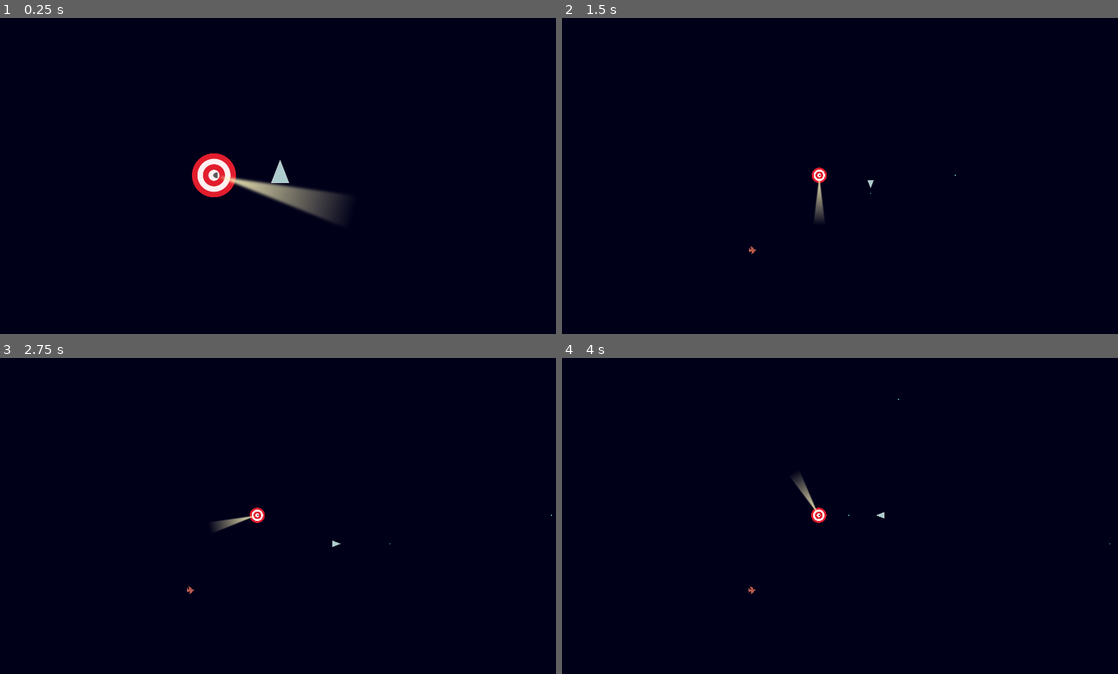
Above: before the commit, frames 1-4 (two rows, left to right).
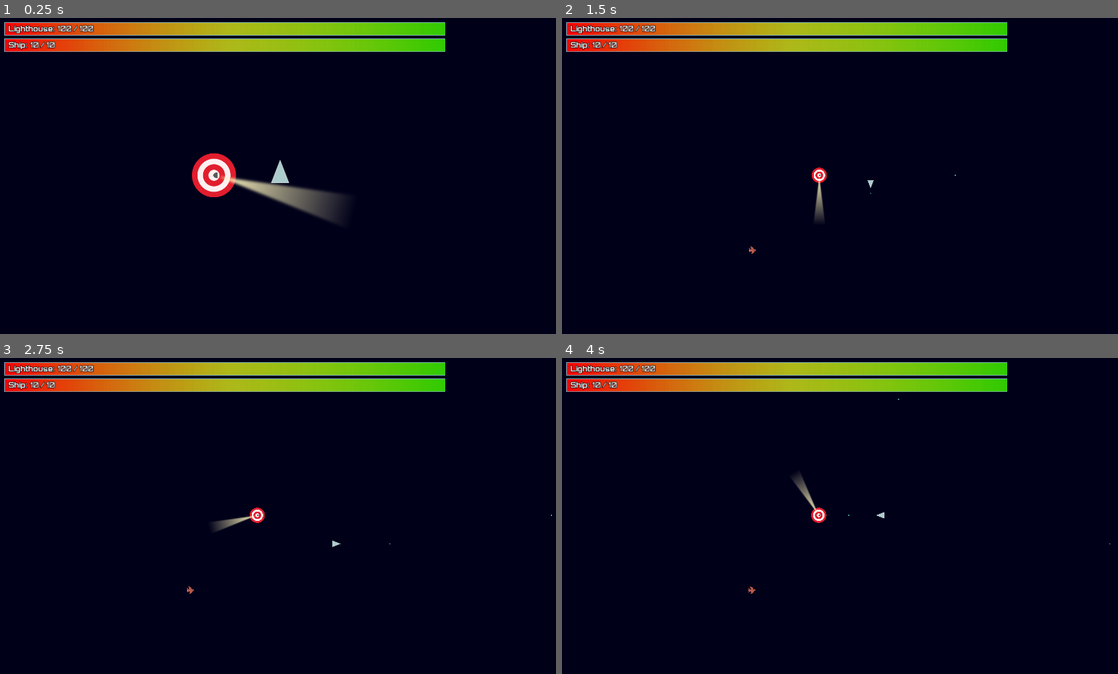
Above: after the commit, the same moments.

Repository: lmbarros/LD46-TheLighthouseAtTheEndOfTheUniverse
Game: Godot game, scene res://screens/PlayfieldScreen.tscn
Two runs of this game, one before a commit and one after it. Both use one fixed random seed, a clock stepped at 60 frames per second and the inputs below.
Inputs:
- Up to frame 1 (0.25 s): no input
- Up to frame 2 (1.5 s): tap Enter at 0.5 s; hold Right (moveRight) 0.53-1.28 s; tap Ctrl (fire) at 0.6, 1.35 s; hold Down (moveDown) from 1.28 s (still down)
- Up to frame 3 (2.75 s): release Down (moveDown) at 2.03 s; hold Right (moveRight) from 2.03 s (still down); tap Ctrl (fire) at 2.1 s
- Up to frame 4 (4 s): release Right (moveRight) at 2.78 s; hold Up (moveUp) 2.78-3.53 s; tap Ctrl (fire) at 2.85, 3.6 s; hold Left (moveLeft) from 3.53 s (still down)

The runs differ from the first frame. In frame 1, 6.7% of the frame differs, in the area x 0-81%, y 1-11%; in frame 2, 6.7%; in frame 3, 6.7%; in frame 4, 6.7%.

Commit message:
Add a nice HUD with player and lighthouse health

Diff:
--- a/src/characters/Lighthouse.gd
+++ b/src/characters/Lighthouse.gd
@@ -7,6 +7,7 @@
 # Suffers damage, maybe dies.
 func sufferDamage(damage: float) -> void:
 	health -= damage
+	health = max(health, 0.0)
 	if health <= 0:
 		die()
 
--- a/src/characters/Player.gd
+++ b/src/characters/Player.gd
@@ -55,8 +55,11 @@
 # Suffers damage, maybe dies.
 func sufferDamage(damage: float) -> void:
 	health -= damage
+	health = max(health, 0.0)
+
 	if health <= 0:
 		die()
+
 
 
 # Dies. Triggers game over.
--- /dev/null
+++ b/src/fonts/HUDLabelFont.tres
@@ -0,0 +1,9 @@
+[gd_resource type="DynamicFont" load_steps=2 format=2]
+
+[ext_resource path="res://fonts/orbitron-bold.otf" type="DynamicFontData" id=1]
+
+[resource]
+outline_size = 1
+outline_color = Color( 0, 0, 0, 1 )
+use_filter = true
+font_data = ExtResource( 1 )
--- /dev/null
+++ b/src/fonts/HUDValueFont.tres
@@ -0,0 +1,9 @@
+[gd_resource type="DynamicFont" load_steps=2 format=2]
+
+[ext_resource path="res://fonts/orbitron-medium.otf" type="DynamicFontData" id=1]
+
+[resource]
+outline_size = 1
+outline_color = Color( 0, 0, 0, 1 )
+use_filter = true
+font_data = ExtResource( 1 )
--- /dev/null
+++ b/src/misc/HUD.gd
@@ -0,0 +1,14 @@
+extends CanvasLayer
+
+
+func _process(delta):
+	var lh = G.gs.lighthouse
+	var p = G.gs.player
+
+	$Stats/Lighthouse/Label/Value.text = "%s / %s" % [ lh.health, lh.maxHealth ]
+	$Stats/Lighthouse.max_value = lh.maxHealth
+	$Stats/Lighthouse.value = lh.health
+
+	$Stats/Ship/Label/Value.text = "%s / %s" % [ p.health, p.maxHealth ]
+	$Stats/Ship.max_value = p.maxHealth
+	$Stats/Ship.value = p.health
--- /dev/null
+++ b/src/misc/HUD.tscn
@@ -0,0 +1,81 @@
+[gd_scene load_steps=7 format=2]
+
+[ext_resource path="res://fonts/HUDLabelFont.tres" type="DynamicFont" id=1]
+[ext_resource path="res://fonts/HUDValueFont.tres" type="DynamicFont" id=2]
+[ext_resource path="res://misc/HUD.gd" type="Script" id=3]
+[ext_resource path="res://misc/progress-over.svg" type="Texture" id=4]
+[ext_resource path="res://misc/progress-progress.svg" type="Texture" id=5]
+[ext_resource path="res://misc/progress-bg.svg" type="Texture" id=6]
+
+[node name="HUD" type="CanvasLayer"]
+layer = 10
+script = ExtResource( 3 )
+
+[node name="Stats" type="Node2D" parent="."]
+position = Vector2( 15, 15 )
+
+[node name="Lighthouse" type="TextureProgress" parent="Stats"]
+margin_top = -2.0
+margin_right = 1000.0
+margin_bottom = 26.0
+value = 100.0
+texture_under = ExtResource( 6 )
+texture_over = ExtResource( 4 )
+texture_progress = ExtResource( 5 )
+__meta__ = {
+"_edit_use_anchors_": false
+}
+
+[node name="Label" type="Label" parent="Stats/Lighthouse"]
+margin_left = 9.0
+margin_top = 8.0
+margin_right = 143.0
+margin_bottom = 24.0
+custom_fonts/font = ExtResource( 1 )
+text = "Lighthouse:"
+__meta__ = {
+"_edit_use_anchors_": false
+}
+
+[node name="Value" type="Label" parent="Stats/Lighthouse/Label"]
+margin_left = 111.0
+margin_right = 151.0
+margin_bottom = 16.0
+custom_fonts/font = ExtResource( 2 )
+text = "123"
+__meta__ = {
+"_edit_use_anchors_": false
+}
+
+[node name="Ship" type="TextureProgress" parent="Stats"]
+margin_top = 35.0
+margin_right = 1000.0
+margin_bottom = 65.0
+value = 100.0
+texture_under = ExtResource( 6 )
+texture_over = ExtResource( 4 )
+texture_progress = ExtResource( 5 )
+__meta__ = {
+"_edit_use_anchors_": false
+}
+
+[node name="Label" type="Label" parent="Stats/Ship"]
+margin_left = 9.0
+margin_top = 8.0
+margin_right = 143.0
+margin_bottom = 24.0
+custom_fonts/font = ExtResource( 1 )
+text = "Ship:"
+__meta__ = {
+"_edit_use_anchors_": false
+}
+
+[node name="Value" type="Label" parent="Stats/Ship/Label"]
+margin_left = 49.0
+margin_right = 89.0
+margin_bottom = 16.0
+custom_fonts/font = ExtResource( 2 )
+text = "123"
+__meta__ = {
+"_edit_use_anchors_": false
+}
--- /dev/null
+++ b/src/misc/progress-bg.svg
@@ -0,0 +1,65 @@
+<?xml version="1.0" encoding="UTF-8" standalone="no"?>
+<!-- Created with Inkscape (http://www.inkscape.org/) -->
+
+<svg
+   xmlns:dc="http://purl.org/dc/elements/1.1/"
+   xmlns:cc="http://creativecommons.org/ns#"
+   xmlns:rdf="http://www.w3.org/1999/02/22-rdf-syntax-ns#"
+   xmlns:svg="http://www.w3.org/2000/svg"
+   xmlns="http://www.w3.org/2000/svg"
+   xmlns:sodipodi="http://sodipodi.sourceforge.net/DTD/sodipodi-0.dtd"
+   xmlns:inkscape="http://www.inkscape.org/namespaces/inkscape"
+   width="1000"
+   height="30"
+   viewBox="0 0 264.58333 7.9375003"
+   version="1.1"
+   id="svg8"
+   inkscape:version="0.92.4 5da689c313, 2019-01-14"
+   sodipodi:docname="progress-bg.svg">
+  <defs
+     id="defs2" />
+  <sodipodi:namedview
+     id="base"
+     pagecolor="#000d50"
+     bordercolor="#666666"
+     borderopacity="1.0"
+     inkscape:pageopacity="0"
+     inkscape:pageshadow="2"
+     inkscape:zoom="1.4142136"
+     inkscape:cx="630.75451"
+     inkscape:cy="-150.94716"
+     inkscape:document-units="px"
+     inkscape:current-layer="layer1"
+     showgrid="false"
+     units="px"
+     inkscape:window-width="1920"
+     inkscape:window-height="1027"
+     inkscape:window-x="0"
+     inkscape:window-y="0"
+     inkscape:window-maximized="1" />
+  <metadata
+     id="metadata5">
+    <rdf:RDF>
+      <cc:Work
+         rdf:about="">
+        <dc:format>image/svg+xml</dc:format>
+        <dc:type
+           rdf:resource="http://purl.org/dc/dcmitype/StillImage" />
+        <dc:title></dc:title>
+      </cc:Work>
+    </rdf:RDF>
+  </metadata>
+  <g
+     inkscape:label="Layer 1"
+     inkscape:groupmode="layer"
+     id="layer1"
+     transform="translate(0,-289.06248)">
+    <rect
+       style="fill:#a1a1a1;fill-opacity:0.21794872;stroke:none;stroke-width:1.03630614;stroke-linecap:round;stroke-linejoin:round;stroke-miterlimit:4;stroke-dasharray:none;stroke-opacity:0.99145298"
+       id="rect812"
+       width="264.58334"
+       height="7.9375"
+       x="-7.1054274e-15"
+       y="289.06247" />
+  </g>
+</svg>
--- /dev/null
+++ b/src/misc/progress-over.svg
@@ -0,0 +1,65 @@
+<?xml version="1.0" encoding="UTF-8" standalone="no"?>
+<!-- Created with Inkscape (http://www.inkscape.org/) -->
+
+<svg
+   xmlns:dc="http://purl.org/dc/elements/1.1/"
+   xmlns:cc="http://creativecommons.org/ns#"
+   xmlns:rdf="http://www.w3.org/1999/02/22-rdf-syntax-ns#"
+   xmlns:svg="http://www.w3.org/2000/svg"
+   xmlns="http://www.w3.org/2000/svg"
+   xmlns:sodipodi="http://sodipodi.sourceforge.net/DTD/sodipodi-0.dtd"
+   xmlns:inkscape="http://www.inkscape.org/namespaces/inkscape"
+   width="1000"
+   height="30"
+   viewBox="0 0 264.58333 7.9375003"
+   version="1.1"
+   id="svg8"
+   inkscape:version="0.92.4 5da689c313, 2019-01-14"
+   sodipodi:docname="progress-over.svg">
+  <defs
+     id="defs2" />
+  <sodipodi:namedview
+     id="base"
+     pagecolor="#000d50"
+     bordercolor="#666666"
+     borderopacity="1.0"
+     inkscape:pageopacity="0"
+     inkscape:pageshadow="2"
+     inkscape:zoom="1"
+     inkscape:cx="477.31234"
+     inkscape:cy="-117.71314"
+     inkscape:document-units="px"
+     inkscape:current-layer="layer1"
+     showgrid="false"
+     units="px"
+     inkscape:window-width="1920"
+     inkscape:window-height="1027"
+     inkscape:window-x="0"
+     inkscape:window-y="0"
+     inkscape:window-maximized="1" />
+  <metadata
+     id="metadata5">
+    <rdf:RDF>
+      <cc:Work
+         rdf:about="">
+        <dc:format>image/svg+xml</dc:format>
+        <dc:type
+           rdf:resource="http://purl.org/dc/dcmitype/StillImage" />
+        <dc:title></dc:title>
+      </cc:Work>
+    </rdf:RDF>
+  </metadata>
+  <g
+     inkscape:label="Layer 1"
+     inkscape:groupmode="layer"
+     id="layer1"
+     transform="translate(0,-289.06248)">
+    <rect
+       style="fill:none;fill-opacity:0.21794872;stroke:#82b5c7;stroke-width:0.52916667;stroke-linecap:round;stroke-linejoin:round;stroke-miterlimit:4;stroke-dasharray:none;stroke-opacity:0.97435898"
+       id="rect812"
+       width="264.58334"
+       height="7.9375"
+       x="-7.1054274e-15"
+       y="289.06247" />
+  </g>
+</svg>
--- /dev/null
+++ b/src/misc/progress-progress.svg
@@ -0,0 +1,92 @@
+<?xml version="1.0" encoding="UTF-8" standalone="no"?>
+<!-- Created with Inkscape (http://www.inkscape.org/) -->
+
+<svg
+   xmlns:dc="http://purl.org/dc/elements/1.1/"
+   xmlns:cc="http://creativecommons.org/ns#"
+   xmlns:rdf="http://www.w3.org/1999/02/22-rdf-syntax-ns#"
+   xmlns:svg="http://www.w3.org/2000/svg"
+   xmlns="http://www.w3.org/2000/svg"
+   xmlns:xlink="http://www.w3.org/1999/xlink"
+   xmlns:sodipodi="http://sodipodi.sourceforge.net/DTD/sodipodi-0.dtd"
+   xmlns:inkscape="http://www.inkscape.org/namespaces/inkscape"
+   width="1000"
+   height="30"
+   viewBox="0 0 264.58333 7.9375003"
+   version="1.1"
+   id="svg8"
+   inkscape:version="0.92.4 5da689c313, 2019-01-14"
+   sodipodi:docname="progress-progress.svg">
+  <defs
+     id="defs2">
+    <linearGradient
+       inkscape:collect="always"
+       id="linearGradient862">
+      <stop
+         style="stop-color:#fa0505;stop-opacity:1"
+         offset="0"
+         id="stop858" />
+      <stop
+         id="stop866"
+         offset="0.51299995"
+         style="stop-color:#e9f90e;stop-opacity:0.70588237" />
+      <stop
+         style="stop-color:#2fcd00;stop-opacity:0.99572647"
+         offset="1"
+         id="stop860" />
+    </linearGradient>
+    <linearGradient
+       inkscape:collect="always"
+       xlink:href="#linearGradient862"
+       id="linearGradient864"
+       x1="0"
+       y1="293.03122"
+       x2="264.58334"
+       y2="293.03122"
+       gradientUnits="userSpaceOnUse" />
+  </defs>
+  <sodipodi:namedview
+     id="base"
+     pagecolor="#000d50"
+     bordercolor="#666666"
+     borderopacity="1.0"
+     inkscape:pageopacity="0"
+     inkscape:pageshadow="2"
+     inkscape:zoom="1"
+     inkscape:cx="477.31234"
+     inkscape:cy="-117.71314"
+     inkscape:document-units="px"
+     inkscape:current-layer="layer1"
+     showgrid="false"
+     units="px"
+     inkscape:window-width="1920"
+     inkscape:window-height="1027"
+     inkscape:window-x="0"
+     inkscape:window-y="0"
+     inkscape:window-maximized="1" />
+  <metadata
+     id="metadata5">
+    <rdf:RDF>
+      <cc:Work
+         rdf:about="">
+        <dc:format>image/svg+xml</dc:format>
+        <dc:type
+           rdf:resource="http://purl.org/dc/dcmitype/StillImage" />
+        <dc:title></dc:title>
+      </cc:Work>
+    </rdf:RDF>
+  </metadata>
+  <g
+     inkscape:label="Layer 1"
+     inkscape:groupmode="layer"
+     id="layer1"
+     transform="translate(0,-289.06248)">
+    <rect
+       style="fill:url(#linearGradient864);fill-opacity:1;stroke:none;stroke-width:0.52916667;stroke-linecap:round;stroke-linejoin:round;stroke-miterlimit:4;stroke-dasharray:none;stroke-opacity:0.97435898"
+       id="rect812"
+       width="264.58334"
+       height="7.9375"
+       x="-7.1054274e-15"
+       y="289.06247" />
+  </g>
+</svg>
--- a/src/screens/PlayfieldScreen.tscn
+++ b/src/screens/PlayfieldScreen.tscn
@@ -6,6 +6,7 @@
 [ext_resource path="res://misc/PlayfieldCamera.tscn" type="PackedScene" id=4]
 [ext_resource path="res://misc/Starfield.tscn" type="PackedScene" id=5]
 [ext_resource path="res://characters/Kamikaze.tscn" type="PackedScene" id=6]
+[ext_resource path="res://misc/HUD.tscn" type="PackedScene" id=7]
 
 [node name="PlayfieldScreen" type="Node2D"]
 script = ExtResource( 1 )
@@ -23,3 +24,5 @@
 
 [node name="Kamikaze" parent="." instance=ExtResource( 6 )]
 position = Vector2( -526.822, 592.185 )
+
+[node name="HUD" parent="." instance=ExtResource( 7 )]
Not shown, added: src/misc/progress-bg.svg.import
Not shown, added: src/misc/progress-over.svg.import
Not shown, added: src/misc/progress-progress.svg.import
Not shown: 1 places in src/screens/PlayfieldScreen.tscn that only renumber resources
Not shown, changed: README.md
